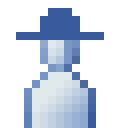
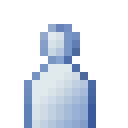
Layers edited between the first and the second 128 x 128 image:
renamed "Layer 6 copy 2" to "Layer 7", showed it, painted on it over 16, 24, 96, 128
hid "Layer 6 copy" over 16, 8, 104, 128
